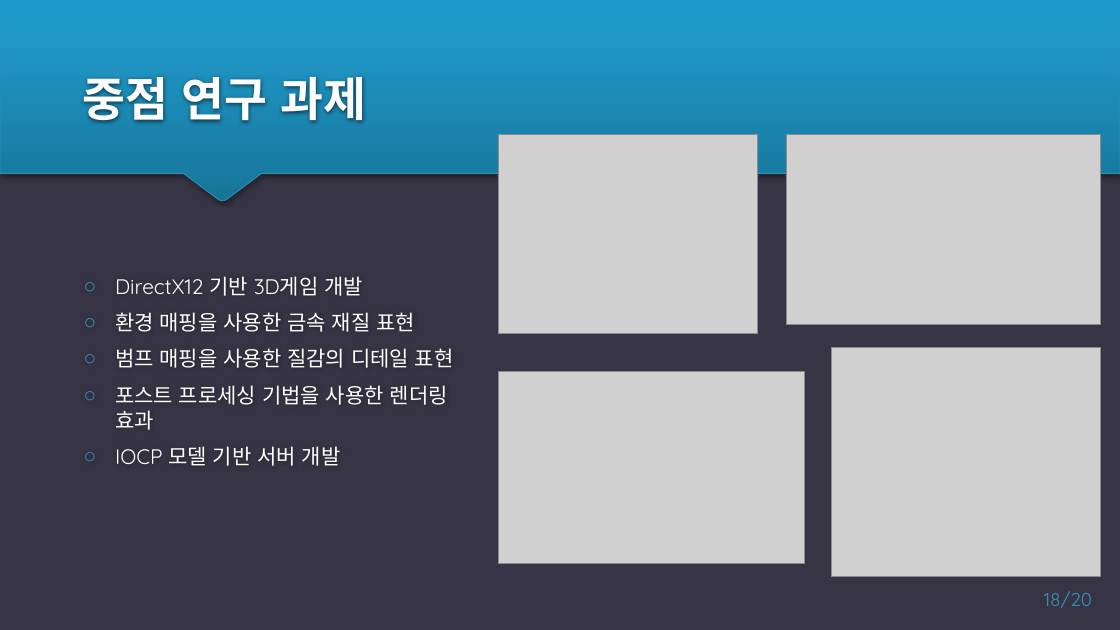
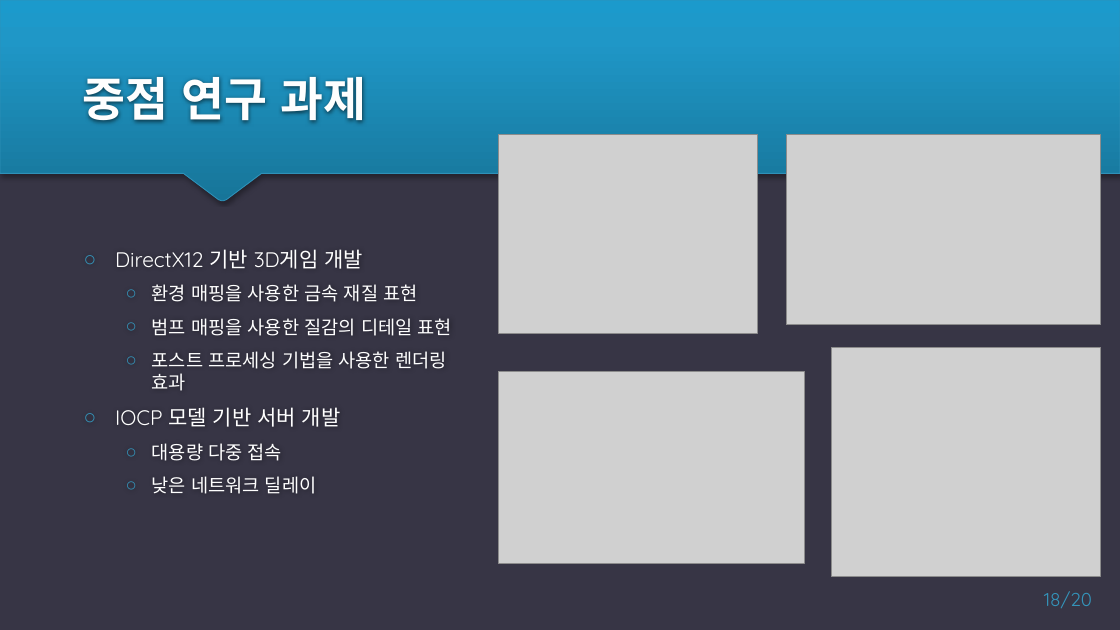
Before and after one commit to GogleEarth/Pills-Fighter, a slide deck: slide 18 of design/알약전사_발표ppt.pptx. Drawn at 1120x630 pixels with LibreOffice and Linux fonts; fonts in the diff are those of the drawing; grey boxes stand for pictures. Boxes give left, top, right and bottom in pixels: in the first picture for what was removed or moved away, otherwise in the second. Text is boxed around its words. In the diff, an @@ line names an element or a change of style, - is before the commit and + after.

```diff
--- a/design/알약전사_발표ppt.pptx
+++ b/design/알약전사_발표ppt.pptx
@@ text at (152, 284, 452, 391): size 18 to 16 pt in "환경 매핑을 사용한 금속 재질 표현", "범프 매핑을 사용한 질감의 디테일 표현", "포스트 프로세싱 기법을 사용한 렌더링 효과"; list level 1 to 2 in "환경 매핑을 사용한 금속 재질 ..."; list level 1 to 2 in "범프 매핑을 사용한 질감의 디테일 ..."; list level 1 to 2 in "포스트 프로세싱 기법을 사용한 렌더링 ..." @@
@@ text at (152, 443, 316, 494): paragraphs added @@
+  ○ 대용량 다중 접속
+  ○ 낮은 네트워크 딜레이
```
Also in this commit, not shown: 1 other file.
